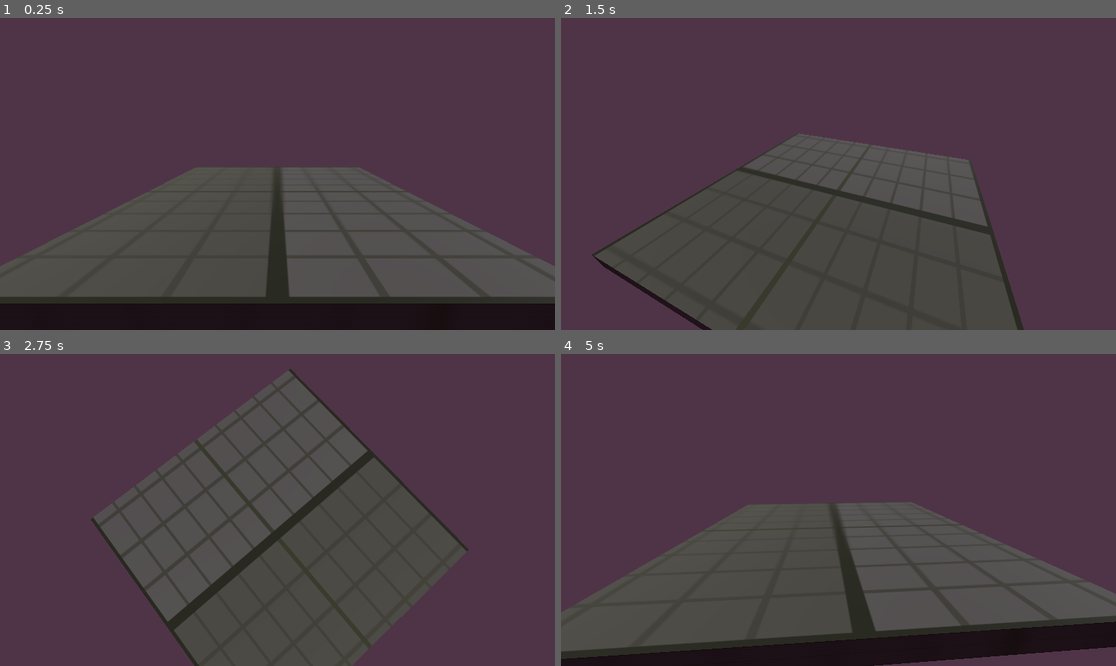
Above: before the commit, frames 1-4 (two rows, left to right).
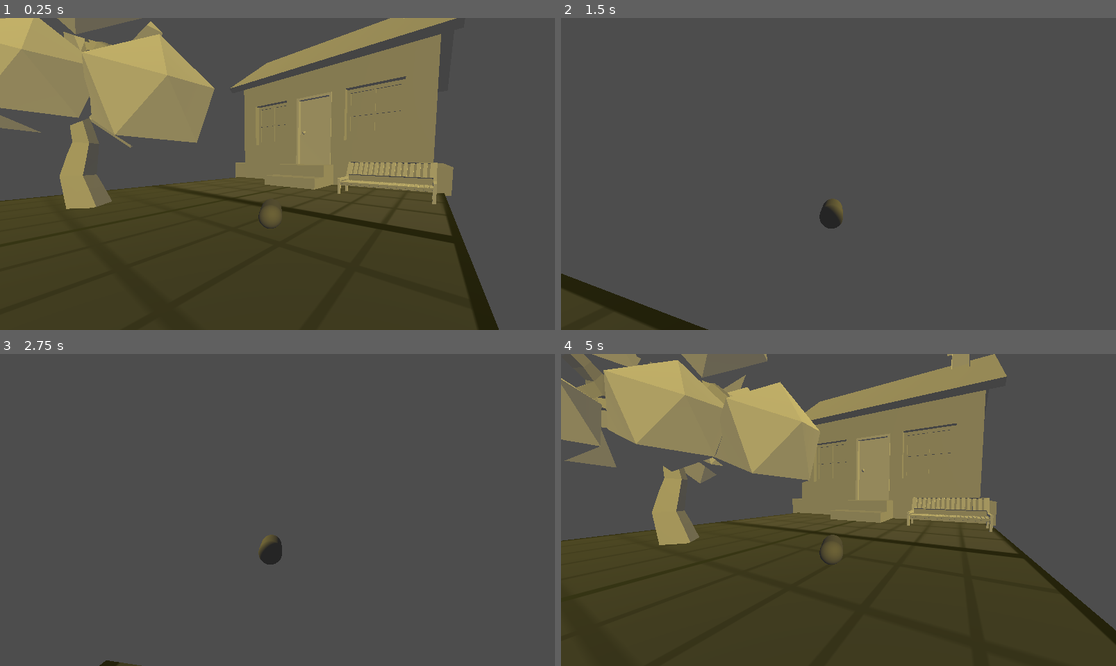
Above: after the commit, the same moments.

Repository: AlyssaSmt1/project2
Game: Godot game, scene res://main.tscn
The game is run twice, just before and just after one commit, with the same random seed, the same clock (stepped at 60 frames per second) and the same inputs.
Inputs:
- Up to frame 1 (0.25 s): no input
- Up to frame 2 (1.5 s): tap Enter at 0.5 s; hold Right (ui_right) 0.53-1.28 s; hold Down (ui_down) from 1.28 s (still down)
- Up to frame 3 (2.75 s): release Down (ui_down) at 2.03 s; hold Right (ui_right) from 2.03 s (still down)
- Up to frame 4 (5 s): release Right (ui_right) at 2.78 s; hold Up (ui_up) 2.78-3.53 s; hold Left (ui_left) from 3.53 s (still down)

The runs differ from the first frame. In frame 1, 92% of the frame differs, in the area x 0-100%, y 0-100%; in frame 2, 68%; in frame 3, 64%; in frame 4, 94%.

Commit message:
commit html

Diff:
--- a/cg_code_01/camera_rig.gd
+++ b/cg_code_01/camera_rig.gd
@@ -6,12 +6,3 @@
 
 
 # Called every frame. 'delta' is the elapsed time since the previous frame.
-func _process(delta):
-	if Input.is_action_pressed("ui_left"):
-		rotation.y += 90 * PI/180 * delta
-	if Input.is_action_pressed("ui_right"):
-		rotation.y -= 90 * PI/180 * delta
-	if Input.is_action_pressed("ui_up"):
-		rotation.x += 90 * PI/180 * delta
-	if Input.is_action_pressed("ui_down"):
-		rotation.x -= 90 * PI/180 * delta
--- /dev/null
+++ b/cg_code_01/character_body_3d.gd
@@ -0,0 +1,27 @@
+extends CharacterBody3D
+
+const MOVE_SPEED := 500.0
+const ROTATE_SPEED := 2.5
+
+func _physics_process(delta):
+	var input_vector = Vector2(
+		Input.get_action_strength("ui_right") - Input.get_action_strength("ui_left"),
+		Input.get_action_strength("ui_up") - Input.get_action_strength("ui_down")
+	)
+
+	if input_vector.length() > 0:
+		# Rotation (Links/Rechts)
+		rotation.y -= input_vector.x * ROTATE_SPEED * delta
+
+		# Vorwärts-/Rückwärtsbewegung (Z-Achse)
+		var forward = transform.basis.z.normalized()
+		var move_velocity = forward * input_vector.y * MOVE_SPEED
+
+		# Behalte vertikale Geschwindigkeit (z. B. Gravitation)
+		velocity.x = move_velocity.x
+		velocity.z = move_velocity.z
+	else:
+		velocity.x = 0
+		velocity.z = 0
+
+	move_and_slide()
--- a/cg_code_01/main.tscn
+++ b/cg_code_01/main.tscn
@@ -1,18 +1,24 @@
-[gd_scene load_steps=6 format=3 uid="uid://c440tvi2kqq2t"]
+[gd_scene load_steps=11 format=3 uid="uid://c440tvi2kqq2t"]
 
 [ext_resource type="Texture2D" uid="uid://22q7bmh41lir" path="res://MeterGrid.png" id="1_ig7tw"]
 [ext_resource type="Script" uid="uid://dltv1vpsweu4d" path="res://camera_rig.gd" id="2_0xm2m"]
+[ext_resource type="Script" uid="uid://t8n6fy575p8e" path="res://character_body_3d.gd" id="2_h2yge"]
+[ext_resource type="PackedScene" uid="uid://bxpi4dbn3mgt5" path="res://bank1.glb" id="4_1bvp3"]
+[ext_resource type="PackedScene" uid="uid://d1baw4kv0lnxj" path="res://haus.glb" id="5_7mycd"]
+[ext_resource type="PackedScene" uid="uid://cne2o51jtgjxw" path="res://polybaum.glb" id="5_lquwl"]
 
 [sub_resource type="BoxMesh" id="BoxMesh_0xm2m"]
-size = Vector3(1, 0.05, 1)
+size = Vector3(10, 0.05, 10)
 
 [sub_resource type="StandardMaterial3D" id="StandardMaterial3D_h2yge"]
 albedo_color = Color(0.621524, 0.621524, 0.621524, 1)
 albedo_texture = ExtResource("1_ig7tw")
 
-[sub_resource type="Environment" id="Environment_0xm2m"]
-background_mode = 1
-background_color = Color(0.307475, 0.201914, 0.278337, 1)
+[sub_resource type="CapsuleMesh" id="CapsuleMesh_1bvp3"]
+radius = 0.01
+height = 0.05
+
+[sub_resource type="Environment" id="Environment_7mycd"]
 
 [node name="main" type="Node3D"]
 
@@ -20,14 +26,35 @@
 mesh = SubResource("BoxMesh_0xm2m")
 surface_material_override/0 = SubResource("StandardMaterial3D_h2yge")
 
-[node name="CameraRig" type="Node3D" parent="."]
+[node name="polybaum" parent="MeshInstance3D" instance=ExtResource("5_lquwl")]
+transform = Transform3D(0.7, 0, 0, 0, 0.7, 0, 0, 0, 0.7, -2.63705, -0.0319263, -2.24491)
+
+[node name="bank1" parent="MeshInstance3D" instance=ExtResource("4_1bvp3")]
+transform = Transform3D(-0.0025656, 0, -0.499993, 0, 0.5, 2.32831e-10, 0.499993, 0, -0.00256559, 2.58956, 0.465339, 3.52582)
+
+[node name="haus" parent="MeshInstance3D" instance=ExtResource("5_7mycd")]
+transform = Transform3D(-0.8, 0, -6.99382e-08, 0, 0.8, 0, 6.99382e-08, 0, -0.8, 8.533, 0, -0.135217)
+
+[node name="DirectionalLight3D" type="DirectionalLight3D" parent="."]
+transform = Transform3D(0.847923, 0.157601, -0.506151, 0.140642, 0.853693, 0.501425, 0.511123, -0.496356, 0.701701, 1.69551, 5.53015, 10.6472)
+light_color = Color(0.967825, 0.866218, 0.397061, 1)
+light_energy = 0.455
+
+[node name="Player" type="CharacterBody3D" parent="."]
+transform = Transform3D(0.599582, -0.800311, 0.00192759, 0, -0.00240855, -0.999997, 0.800313, 0.599581, -0.00144412, -3.72196, 0.309579, 4.44658)
+script = ExtResource("2_h2yge")
+
+[node name="Kapsel" type="MeshInstance3D" parent="Player"]
+transform = Transform3D(1, -3.27826e-07, -1.30385e-08, 2.98023e-08, 0.999211, 0.0396958, -1.16415e-10, -0.0396958, 0.999212, 0, -0.00273991, -0.855413)
+mesh = SubResource("CapsuleMesh_1bvp3")
+skeleton = NodePath("../..")
+
+[node name="CameraRig" type="Node3D" parent="Player"]
+transform = Transform3D(1, 0, -1.16415e-10, 2.98023e-08, 1, -5.82077e-11, -1.16415e-10, -2.32831e-10, 1, -2.38419e-07, 0.0608778, -0.00484014)
 script = ExtResource("2_0xm2m")
 
-[node name="Camera3D" type="Camera3D" parent="CameraRig"]
-transform = Transform3D(1, 0, 0, 0, 0.973327, 0.229421, 0, -0.229421, 0.973327, 0, 0.271219, 0.739757)
-
-[node name="DirectionalLight3D" type="DirectionalLight3D" parent="."]
-transform = Transform3D(-0.0103477, -0.292472, 0.956218, -0.00316478, 0.956274, 0.292455, -0.999941, 0, -0.0108208, 1.69551, 0.537235, 0)
+[node name="Camera3D" type="Camera3D" parent="Player/CameraRig"]
+transform = Transform3D(1, 0, 0, 0, -0.0799899, 0.996795, 0, -0.996795, -0.0799899, 0.00594214, 0.119571, -0.900664)
 
 [node name="WorldEnvironment" type="WorldEnvironment" parent="."]
-environment = SubResource("Environment_0xm2m")
+environment = SubResource("Environment_7mycd")
Binary file added: cg_code_01/bank1.glb
Not shown, added: cg_code_01/bank1.glb.import
Not shown, added: cg_code_01/character_body_3d.gd.uid
Binary file added: cg_code_01/haus.glb
Not shown, added: cg_code_01/haus.glb.import
Binary file added: cg_code_01/polybaum.glb
Not shown, added: cg_code_01/polybaum.glb.import
Not shown, changed: docs/project2.html
Not shown, changed: docs/project2.pck
